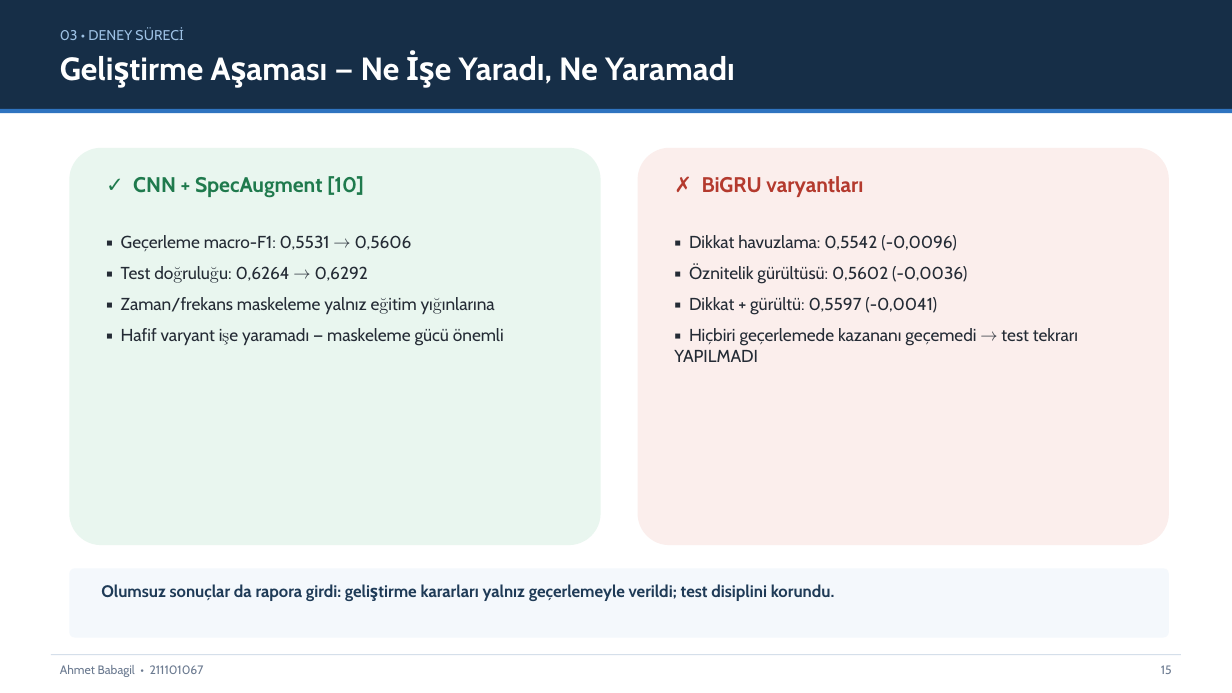
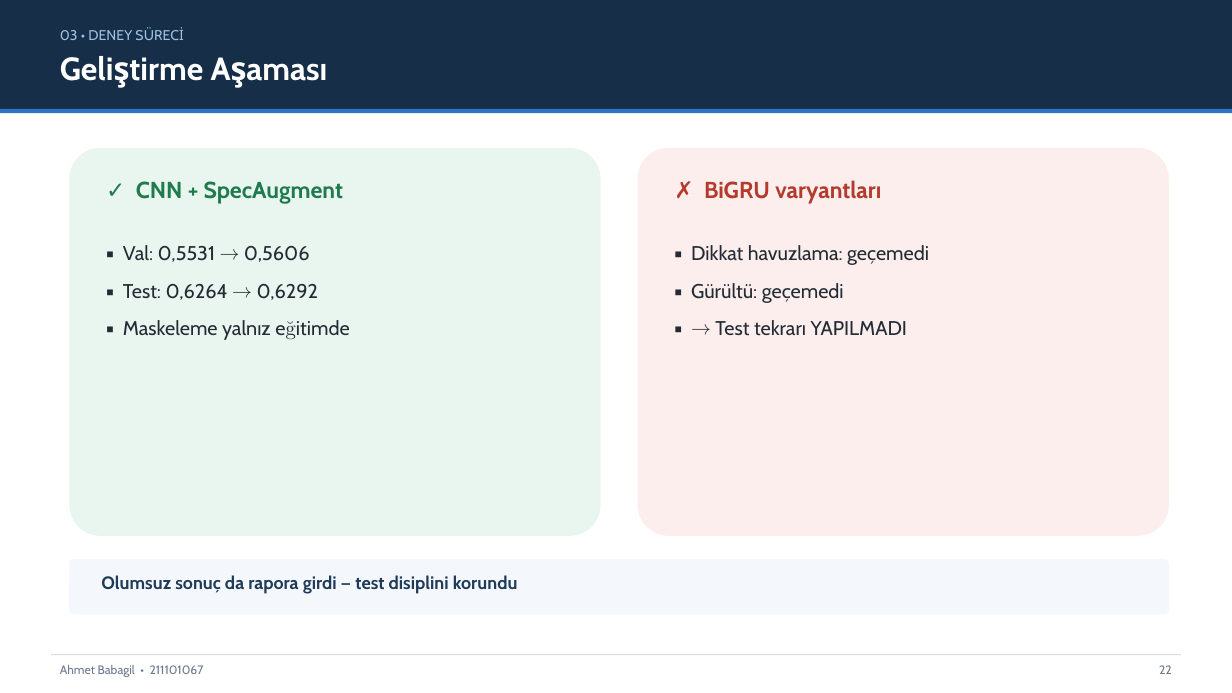
Before and after one commit to AhmetBabagil/speech-emotion-recognition, a slide deck: slide 22 of final/SUNUM_FINAL.pptx (slide 15 before the commit). Drawn at 1232x693 pixels with LibreOffice and Linux fonts; fonts in the diff are those of the drawing. Boxes give left, top, right and bottom in pixels: in the first picture for what was removed or moved away, otherwise in the second. Text is boxed around its words. In the diff, an @@ line names an element or a change of style, - is before the commit and + after.

```diff
--- a/final/SUNUM_FINAL.pptx
+++ b/final/SUNUM_FINAL.pptx
@@ text at [361,50,735,88]: text changed @@
-Geliştirme Aşaması — Ne İşe Yaradı, Ne Yaramadı
+Geliştirme Aşaması
@@ rounded rectangle: place and size @@
-rounded rectangle at [69,148,601,545]
+rounded rectangle at [69,148,601,536]
@@ rounded rectangle: place and size @@
-rounded rectangle at [638,148,1169,545]
+rounded rectangle at [638,148,1169,536]
@@ text "✗ BiGRU varyantları" at [704,180,881,204]: size 16.5 to 18 pt @@
@@ text at [136,181,344,204]: text changed; size 16.5 to 18 pt @@
-✓ CNN + SpecAugment [10]
+✓ CNN + SpecAugment
@@ text at [123,245,319,340]: text changed; size 13.5 to 15.5 pt @@
-▪ Geçerleme macro-F1: 0,5531 → 0,5606
-▪ Test doğruluğu: 0,6264 → 0,6292
-▪ Zaman/frekans maskeleme yalnız eğitim yığınlarına
-▪ Hafif varyant işe yaramadı — maskeleme gücü önemli
+▪ Val: 0,5531 → 0,5606
+▪ Test: 0,6264 → 0,6292
+▪ Maskeleme yalnız eğitimde
@@ text at [691,245,929,336]: text changed; size 13.5 to 15.5 pt @@
-▪ Dikkat havuzlama: 0,5542 (-0,0096)
-▪ Öznitelik gürültüsü: 0,5602 (-0,0036)
-▪ Dikkat + gürültü: 0,5597 (-0,0041)
-▪ Hiçbiri geçerlemede kazananı geçemedi → test tekrarı YAPILMADI
+▪ Dikkat havuzlama: geçemedi
+▪ Gürültü: geçemedi
+▪ → Test tekrarı YAPILMADI
@@ rounded rectangle: place and size @@
-rounded rectangle at [69,568,1169,638]
+rounded rectangle at [69,559,1169,615]
@@ text at [101,575,518,594]: text changed; size 13 to 14 pt @@
-Olumsuz sonuçlar da rapora girdi: geliştirme kararları yalnız geçerlemeyle verildi; test disiplini korundu.
+Olumsuz sonuç da rapora girdi — test disiplini korundu
@@ text at [1159,665,1172,674]: text changed @@
-15
+22
```
Also in this commit, not shown: 17 other slides changed, 9 slides added, 2 slides removed, 12 other files.
